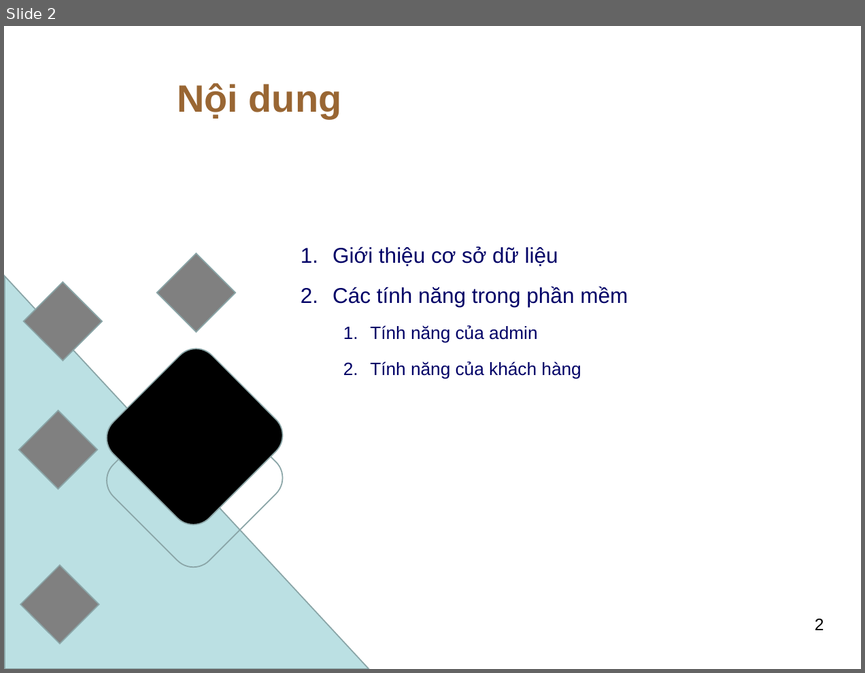
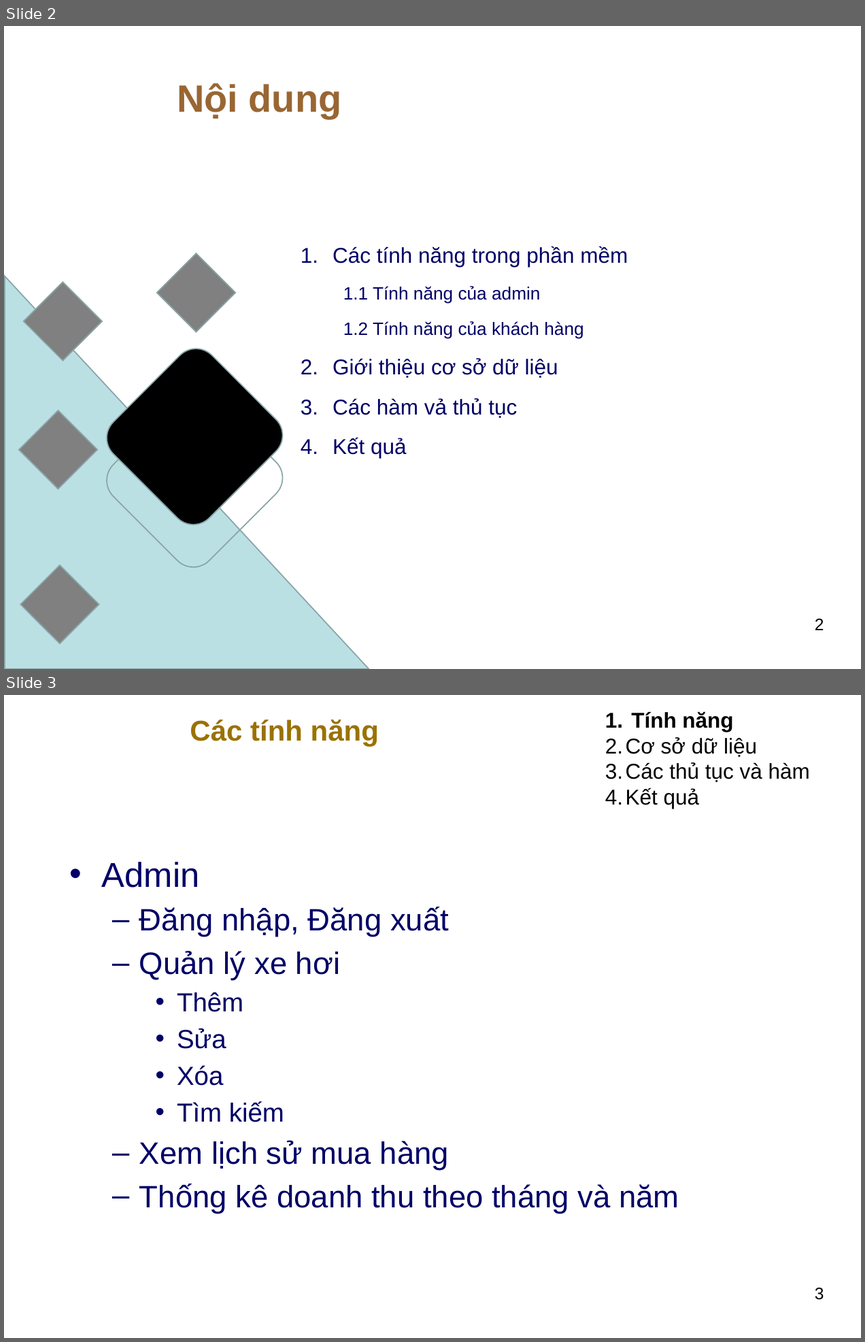
Before and after one commit to secretdeveloperisme/carshopping, a slide deck: introduction/do an.pptx. Shown one above the other, each under a label of ours: slide 2 before the commit, slides 2 and 3 after it. The pictures are 865x673 and 865x1342 pixels, drawn with LibreOffice and Linux fonts; fonts in the diff are those of the drawing; background and template pictures are left out. Boxes give left, top, right and bottom in pixels: in the first picture for what was removed or moved away, otherwise in the second. Text is boxed around its words. In the diff, an @@ line names an element or a change of style, - is before the commit and + after.

```diff
--- a/introduction/do an.pptx
+++ b/introduction/do an.pptx
@@ slide 3 added at <box>4,695,861,1338</box>, background picture (left out) @@
@@ text added at <box>626,712,810,809</box>, 18 pt, text #000000 @@
+1. Tính năng
+2. Cơ sở dữ liệu
+3. Các thủ tục và hàm
+4. Kết quả
@@ title added at <box>190,719,379,747</box>, 24 pt, text #9A7200, bold @@
+Các tính năng
@@ text added at <box>102,862,679,1213</box>, 26 pt, text #000066 @@
+• Admin
+  – Đăng nhập, Đăng xuất
+  – Quản lý xe hơi
+    • Thêm
+    • Sửa
+    • Xóa
+    • Tìm kiếm
+  – Xem lịch sử mua hàng
+  – Thống kê doanh thu theo tháng và năm
@@ page number added at <box>815,1287,824,1300</box>, 14 pt, text #000000 @@
+3
@@ slide 2 changed as well @@
@@ text at <box>332,246,628,339</box>: paragraphs added @@
+1. Các tính năng trong phần mềm
+  1.1 Tính năng của admin
+  1.2 Tính năng của khách hàng
@@ text at <box>332,398,517,458</box>: text changed; size 15 to 18 pt @@
-2. Các tính năng trong phần mềm
-  1. Tính năng của admin
-  2. Tính năng của khách hàng
+3. Các hàm vả thủ tục
+4. Kết quả
```
Also in this commit, not shown: 11 other slides changed, 9 other slides added, 16 other files.
